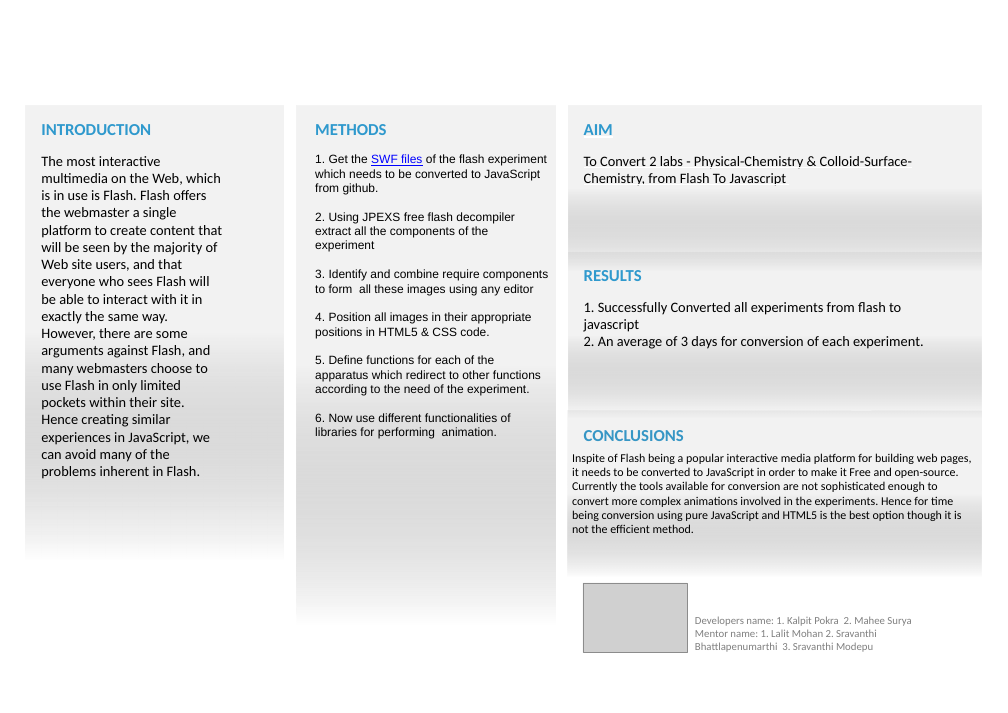
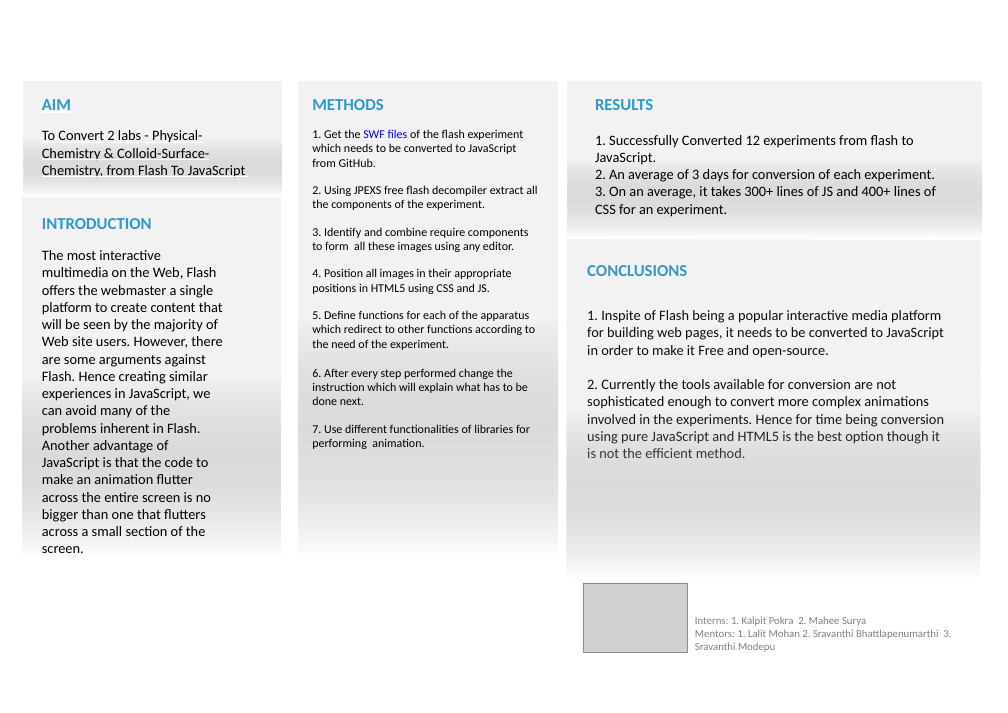
Before and after one commit to vlead/2017-summer-internship, a slide deck: slide 1 of posters/flashtojsposter_A0.pptx. Drawn at 1008x713 pixels with LibreOffice and Linux fonts; fonts in the diff are those of the drawing; grey boxes stand for pictures; background and template pictures are left out. Boxes give left, top, right and bottom in pixels: in the first picture for what was removed or moved away, otherwise in the second. Text is boxed around its words. In the diff, an @@ line names an element or a change of style, - is before the commit and + after.

Commit message:
Added Poster

```diff
--- a/posters/flashtojsposter_A0.pptx
+++ b/posters/flashtojsposter_A0.pptx
@@ rectangle added at [23,81,282,197], fill gradient #7F7F7F to #FFFFFF @@
@@ rectangle: place and size @@
-rectangle at [296,106,555,625]
+rectangle at [299,81,557,556]
@@ rectangle: place and size @@
-rectangle at [569,105,982,270]
+rectangle at [568,81,982,237]
@@ text "AIM": place and size @@
-text "AIM" at [584,124,912,186]
+text "AIM" at [42,99,246,178]
@@ text "METHODS": place and size @@
-text "METHODS" at [315,124,548,439]
+text "METHODS" at [312,99,537,449]
@@ text "RESULTS": place and size @@
-text "RESULTS" at [584,270,924,349]
+text "RESULTS" at [595,99,936,217]
@@ text at [42,130,246,178]: text changed @@
-To Convert 2 labs - Physical-Chemistry & Colloid-Surface-Chemistry, from Flash To Javascript
+To Convert 2 labs - Physical-Chemistry & Colloid-Surface-Chemistry, from Flash To JavaScript
@@ text at [312,129,537,294]: text changed; font Arial to Calibri @@
-1. Get the SWF files of the flash experiment which needs to be converted to JavaScript from github.
-2. Using JPEXS free flash decompiler extract all the components of the experiment
-3. Identify and combine require components to form all these images using any editor
-4. Position all images in their appropriate positions in HTML5 & CSS code.
+1. Get the SWF files of the flash experiment which needs to be converted to JavaScript from GitHub.
+2. Using JPEXS free flash decompiler extract all the components of the experiment.
+3. Identify and combine require components to form all these images using any editor.
+4. Position all images in their appropriate positions in HTML5 using CSS and JS.
@@ text at [595,135,914,165]: text changed @@
-1. Successfully Converted all experiments from flash to javascript
+1. Successfully Converted 12 experiments from flash to JavaScript.
@@ rectangle: place and size @@
-rectangle at [25,106,284,559]
+rectangle at [22,197,281,556]
@@ text at [595,186,936,217]: paragraph added @@
+3. On an average, it takes 300+ lines of JS and 400+ lines of CSS for an experiment.
@@ text "INTRODUCTION": place and size @@
-text "INTRODUCTION" at [41,124,222,479]
+text "INTRODUCTION" at [42,218,223,553]
@@ rectangle: place and size @@
-rectangle at [569,252,982,417]
+rectangle at [566,239,981,577]
@@ text at [42,250,223,553]: text changed @@
-The most interactive multimedia on the Web, which is in use is Flash. Flash offers the webmaster a single platform to create content that will be seen by the majority of Web site users, and that everyone who sees Flash will be able to interact with it in exactly the same way. However, there are some arguments against Flash, and many webmasters choose to use Flash in only limited pockets within their site. Hence creating similar experiences in JavaScript, we can avoid many of the problems inherent in Flash.
+The most interactive multimedia on the Web, Flash offers the webmaster a single platform to create content that will be seen by the majority of Web site users. However, there are some arguments against Flash. Hence creating similar experiences in JavaScript, we can avoid many of the problems inherent in Flash. Another advantage of JavaScript is that the code to make an animation flutter across the entire screen is no bigger than one that flutters across a small section of the screen.
@@ text "CONCLUSIONS": place and size @@
-text "CONCLUSIONS" at [568,410,982,576]
+text "CONCLUSIONS" at [587,265,944,458]
@@ text "CONCLUSIONS" at [587,265,944,458]: vertical alignment middle to top; fill gradient #7F7F7F to #FFFFFF to none @@
@@ text at [587,265,944,458]: text changed; size 20 to 24 pt @@
-Inspite of Flash being a popular interactive media platform for building web pages, it needs to be converted to JavaScript in order to make it Free and open-source. Currently the tools available for conversion are not sophisticated enough to convert more complex animations involved in the experiments. Hence for time being conversion using pure JavaScript and HTML5 is the best option though it is not the efficient method.
+CONCLUSIONS
+1. Inspite of Flash being a popular interactive media platform for building web pages, it needs to be converted to JavaScript in order to make it Free and open-source.
+2. Currently the tools available for conversion are not sophisticated enough to convert more complex animations involved in the experiments. Hence for time being conversion using pure JavaScript and HTML5 is the best option though it is not the efficient method.
@@ text at [312,310,535,350]: font Arial to Calibri in "5. Define functions for each of the ..." @@
@@ text at [312,368,530,449]: text changed; font Arial to Calibri @@
-6. Now use different functionalities of libraries for performing animation.
+6. After every step performed change the instruction which will explain what has to be done next.
+7. Use different functionalities of libraries for performing animation.
@@ text removed at [584,430,684,441] @@
-CONCLUSIONS
@@ text at [695,616,951,652]: text changed @@
-Developers name: 1. Kalpit Pokra 2. Mahee Surya
-Mentor name: 1. Lalit Mohan 2. Sravanthi Bhattlapenumarthi 3. Sravanthi Modepu
+Interns: 1. Kalpit Pokra 2. Mahee Surya
+Mentors: 1. Lalit Mohan 2. Sravanthi Bhattlapenumarthi 3. Sravanthi Modepu
```
Also in this commit, not shown: 1 other file.
